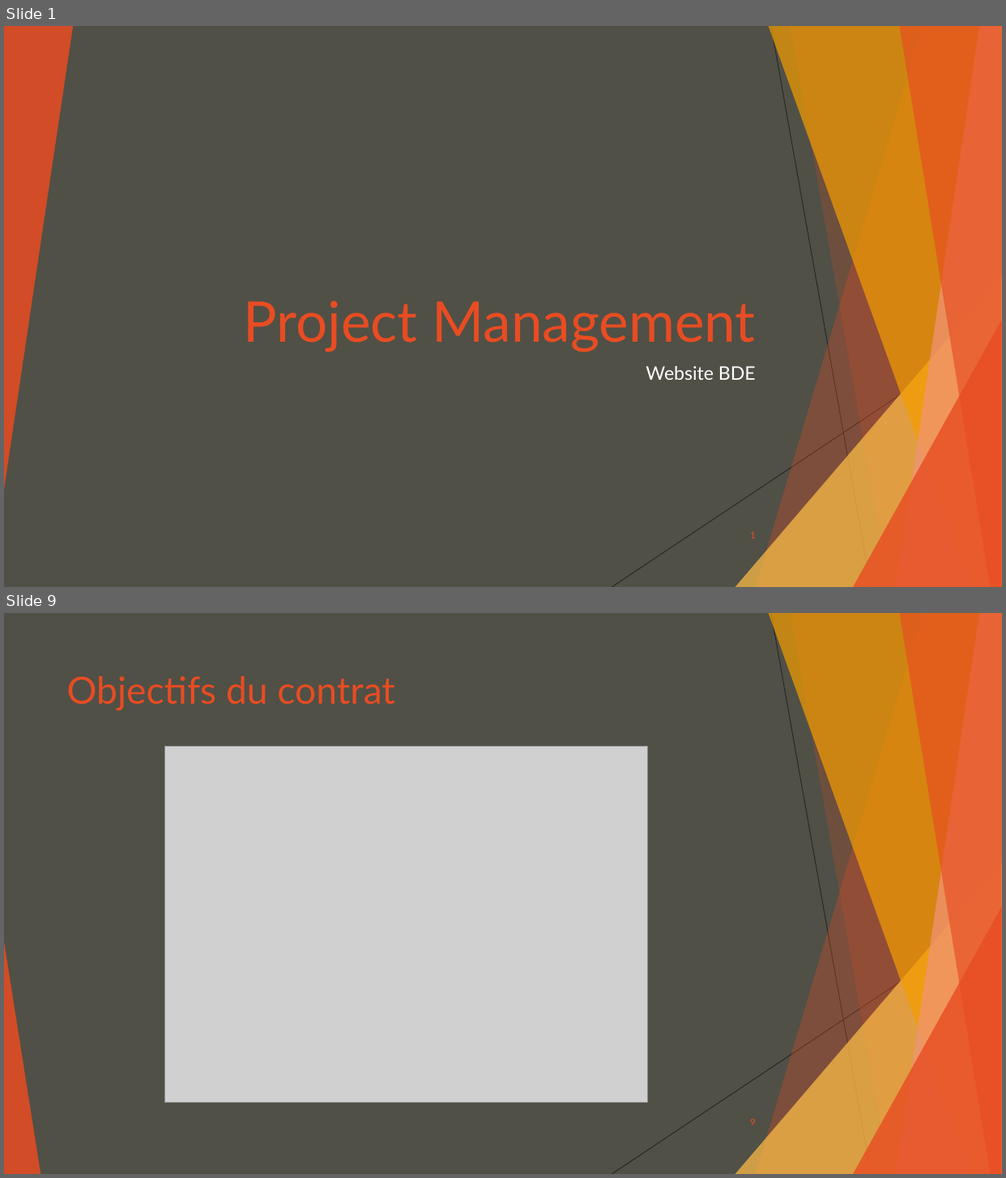
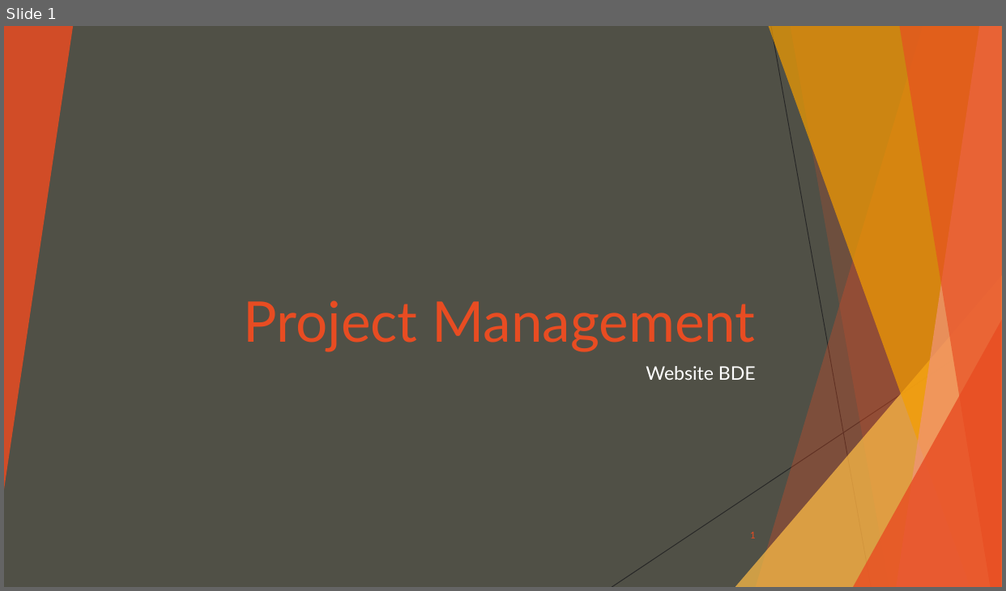
Before and after one commit to Happocalypse/ProjetSiteWebBDE, a slide deck: Project Management.pptx. Shown one above the other, each under a label of ours: slides 1 and 9 before the commit, slide 1 after it; the slides between them are not shown. The pictures are 1006x1178 and 1006x591 pixels, drawn with LibreOffice and Linux fonts; fonts in the diff are those of the drawing; grey boxes stand for pictures. Boxes give left, top, right and bottom in pixels: in the first picture for what was removed or moved away, otherwise in the second. Text is boxed around its words. In the diff, an @@ line names an element or a change of style, - is before the commit and + after.

```diff
--- a/Project Management.pptx
+++ b/Project Management.pptx
@@ slide 9 removed at bbox=[4, 613, 1002, 1174], background #505046; not listed: 9 template elements that a slide beside it also shows @@
@@ title removed at bbox=[67, 676, 395, 711] @@
-Objectifs du contrat
@@ picture removed at bbox=[165, 747, 647, 1102] @@
@@ triangle removed at bbox=[4, 942, 40, 1174] @@
@@ page number removed at bbox=[750, 1118, 756, 1126] @@
-9
```
Also in this commit, not shown: 1 slide changed, 11 slides added, 12 other slides removed, 1 other file.
